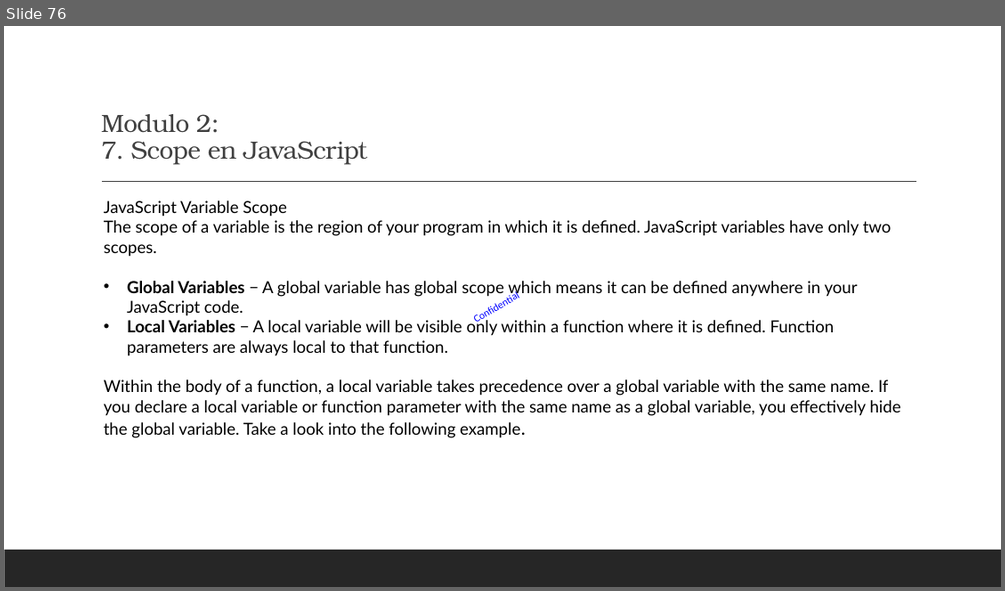
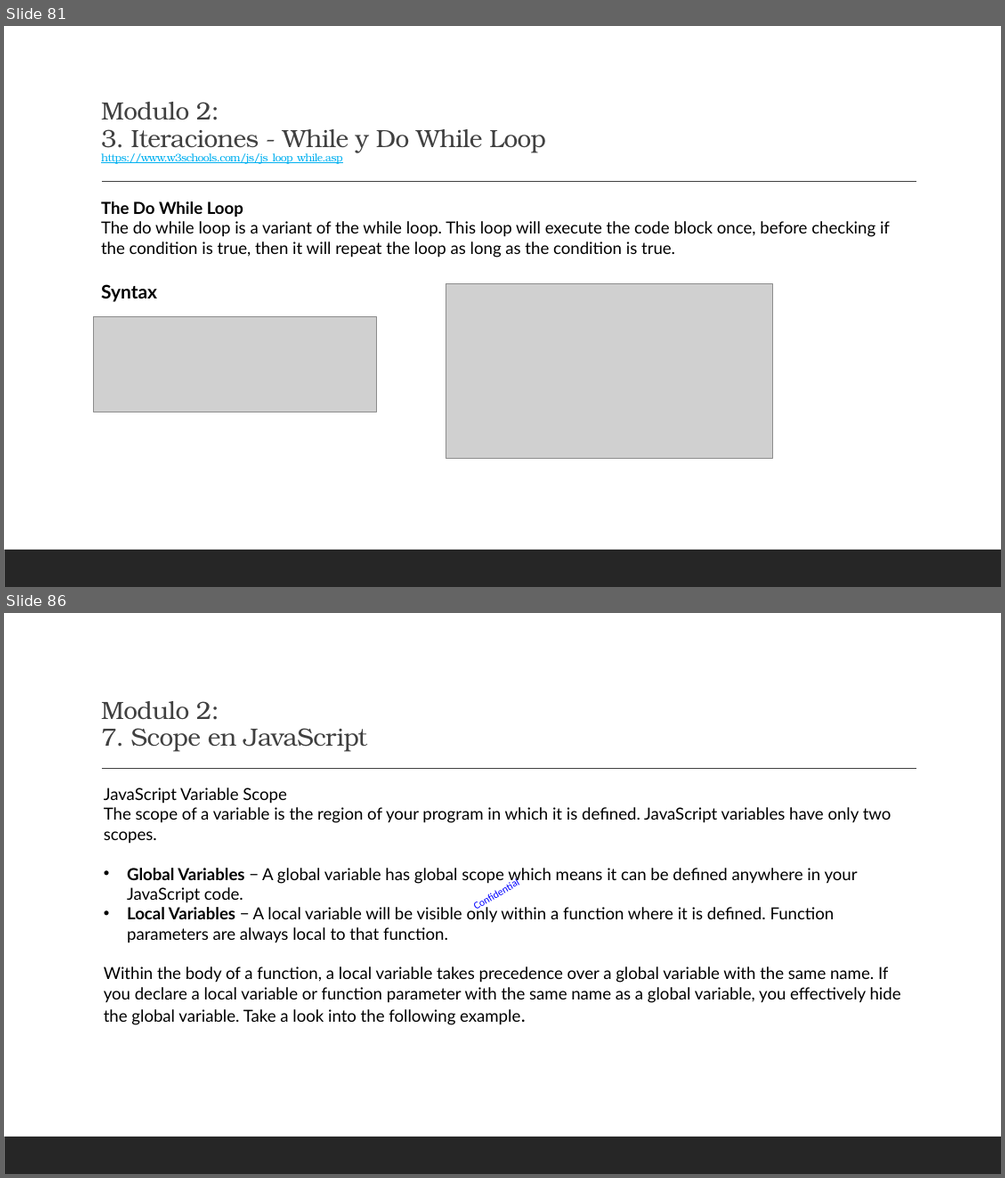
Before and after one commit to elinformatico/curso-javascript-basico, a slide deck: Javascript by Noe Hernandez.pptx. Shown one above the other, each under a label of ours: slide 76 before the commit, slides 81 and 86 after it; the slides between them are not shown. The pictures are 1005x591 and 1005x1178 pixels, drawn with LibreOffice and Linux fonts; fonts in the diff are those of the drawing; grey boxes stand for pictures. Boxes give left, top, right and bottom in pixels: in the first picture for what was removed or moved away, otherwise in the second. Text is boxed around its words. In the diff, an @@ line names an element or a change of style, - is before the commit and + after.

```diff
--- a/Javascript by Noe Hernandez.pptx
+++ b/Javascript by Noe Hernandez.pptx
@@ slide 81 added at <box>4,26,1001,587</box>, background #FFFFFF; not listed: 2 template elements that a slide beside it also shows @@
@@ title added at <box>101,102,546,164</box>, 10.5 pt, text #00B0F0, underline @@
+Modulo 2:
+3. Iteraciones - While y Do While Loop
+https://www.w3schools.com/js/js_loop_while.asp
@@ text added at <box>101,201,890,302</box>, 16 pt, text #000000 @@
+The Do While Loop
+The do while loop is a variant of the while loop. This loop will execute the code block once, before checking if the condition is true, then it will repeat the loop as long as the condition is true.
+Syntax
@@ picture added at <box>446,284,772,459</box> @@
@@ picture added at <box>94,317,376,412</box> @@
@@ what was slide 76 is now slide 86 @@
```
Also in this commit, not shown: 9 slides changed, 9 other slides added, 2 other files.
